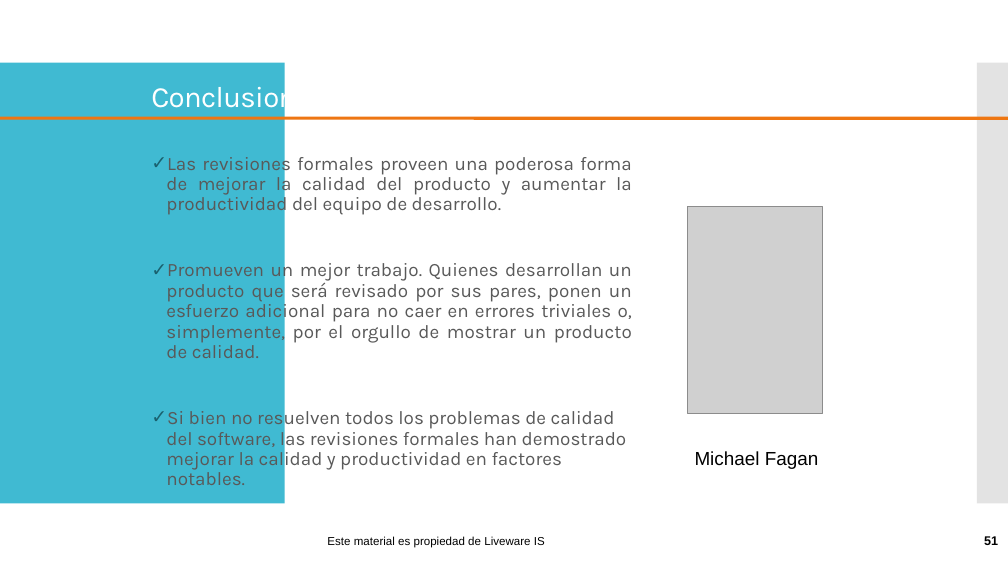
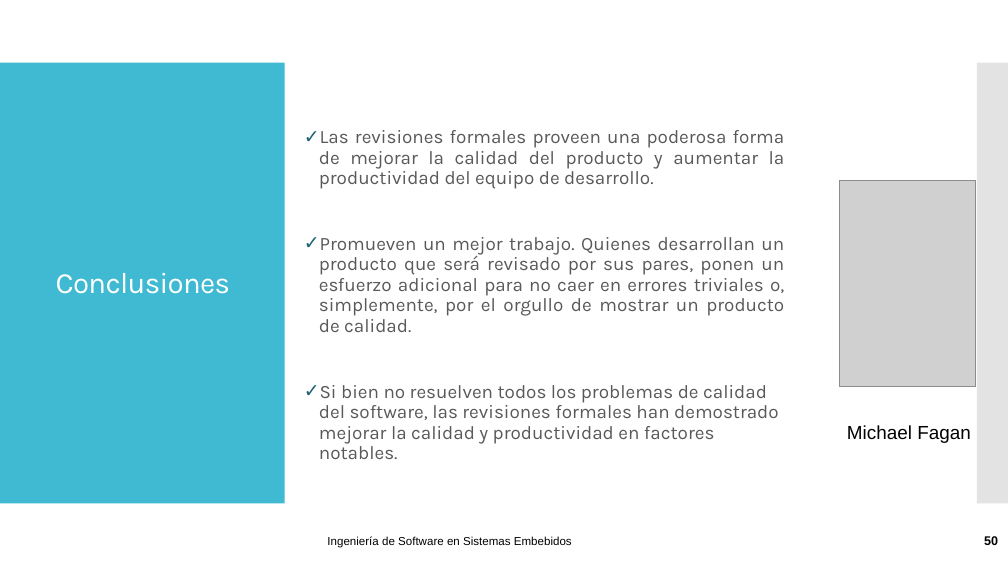
Before and after one commit to vvalotto/IS-en-Sistemas-Embebidos, a slide deck: slide 50 of 07 - IS - Calidad .pptx (slide 51 before the commit). Drawn at 1008x567 pixels with LibreOffice and Linux fonts; fonts in the diff are those of the drawing; grey boxes stand for pictures; background and template pictures are left out. Boxes give left, top, right and bottom in pixels: in the first picture for what was removed or moved away, otherwise in the second. Text is boxed around its words. In the diff, an @@ line names an element or a change of style, - is before the commit and + after.

```diff
--- a/07 - IS - Calidad .pptx
+++ b/07 - IS - Calidad .pptx
@@ line removed from (0, 118) to (1008, 118) @@
@@ text "Las revisiones formales proveen una ..." moved from (x1=166, y1=153, x2=632, y2=485) to (x1=319, y1=130, x2=785, y2=459) @@
@@ picture moved from (x1=687, y1=206, x2=823, y2=413) to (x1=840, y1=180, x2=976, y2=386) @@
@@ title "Conclusiones" rewrapped from (x1=151, y1=80, x2=325, y2=114) to (x1=56, y1=273, x2=230, y2=294) @@
@@ text "Michael Fagan" moved from (x1=695, y1=451, x2=819, y2=469) to (x1=847, y1=425, x2=971, y2=443) @@
@@ text at (x1=327, y1=536, x2=572, y2=548): text changed @@
-Este material es propiedad de Liveware IS
+Ingeniería de Software en Sistemas Embebidos
@@ page number at (x1=984, y1=535, x2=998, y2=548): text changed @@
-51
+50
```
Also in this commit, not shown: 48 other slides changed, 1 slide added, 2 slides removed, 4 other files.
